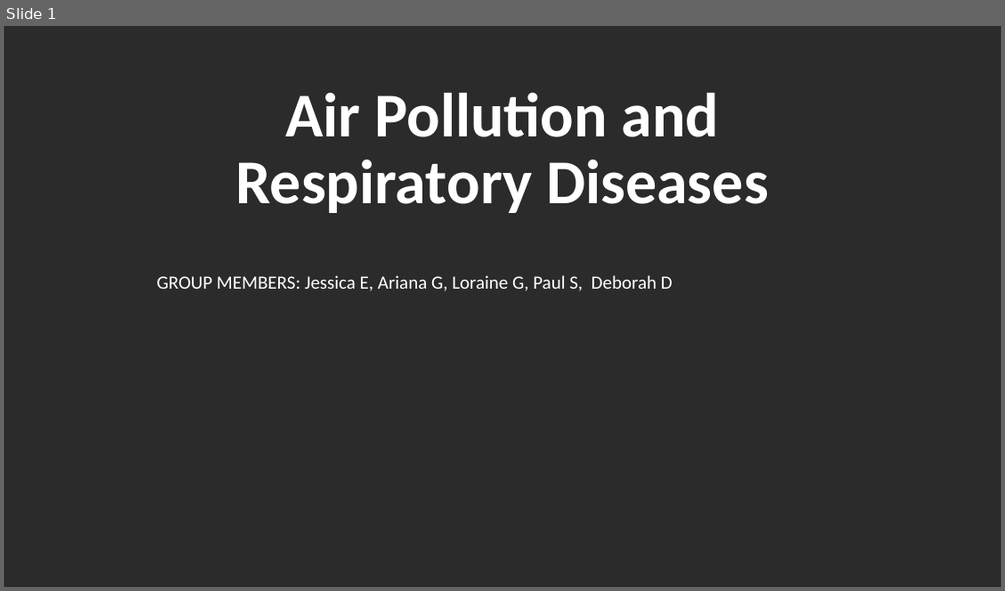
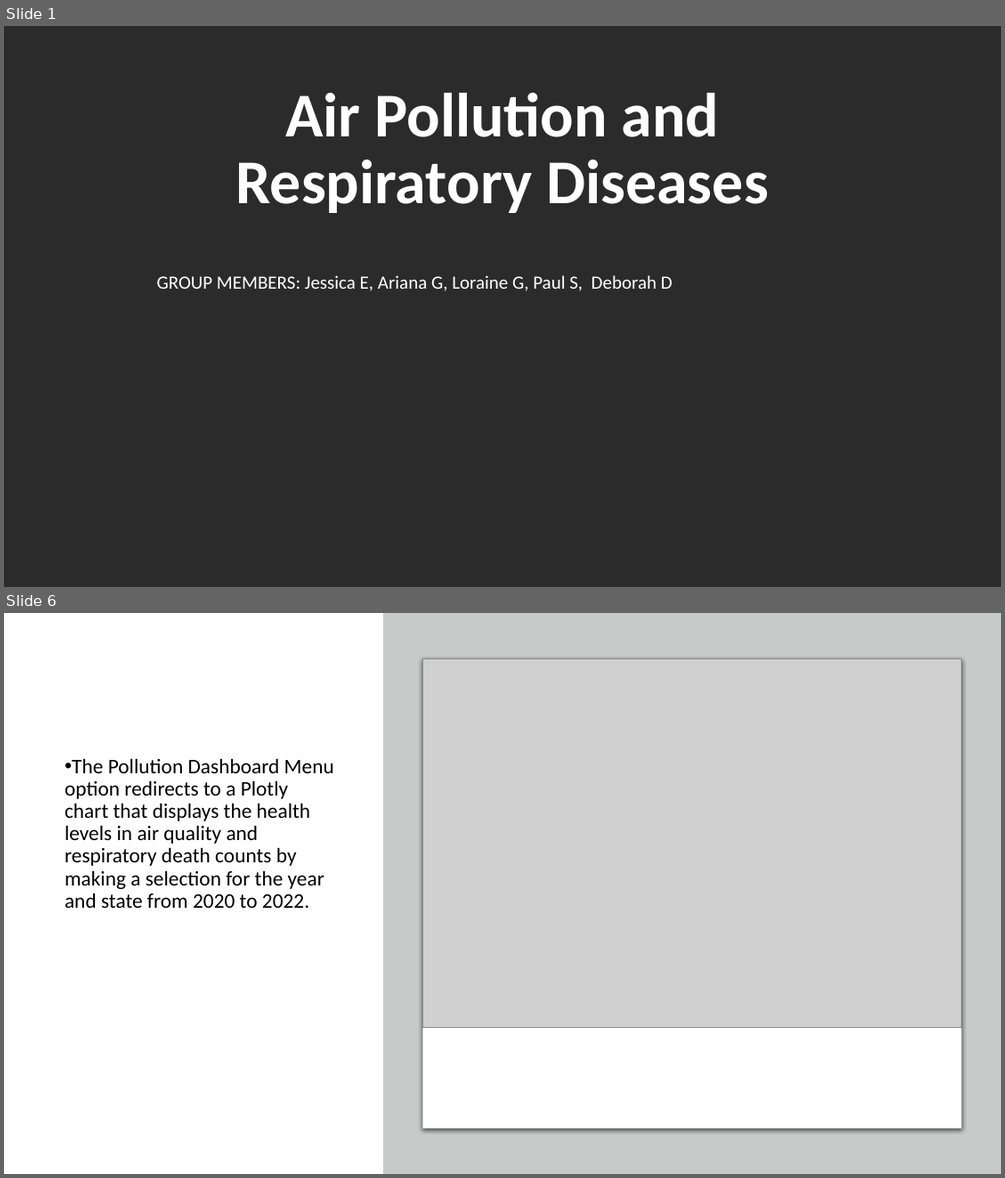
Before and after one commit to arianajoslyn/Air-Pollution-Effects-on-the-Respiratory-System, a slide deck: Air Pollution and Respiratory Diseases_TEMPLATE.pptx. Shown one above the other, each under a label of ours: slide 1 before the commit, slides 1 and 6 after it; the slides between them are not shown. The pictures are 1005x591 and 1005x1178 pixels, drawn with LibreOffice and Linux fonts; fonts in the diff are those of the drawing; grey boxes stand for pictures; background and template pictures are left out; a plain dark background stands for a picture behind light text. Boxes give left, top, right and bottom in pixels: in the first picture for what was removed or moved away, otherwise in the second. Text is boxed around its words. In the diff, an @@ line names an element or a change of style, - is before the commit and + after.

```diff
--- a/Air Pollution and Respiratory Diseases_TEMPLATE.pptx
+++ b/Air Pollution and Respiratory Diseases_TEMPLATE.pptx
@@ slide 6 added at [4,613,1001,1174], background #FFFFFF @@
@@ rectangle added at [383,613,1001,1174], fill #C8CACA @@
@@ rounded rectangle added at [423,658,961,1128], fill #FFFFFF, outline #C8CACA 0.75 pt @@
@@ picture added at [423,658,961,1027] @@
@@ text added at [65,758,334,908], 20 pt, text #000000 @@
+• The Pollution Dashboard Menu option redirects to a Plotly chart that displays the health levels in air quality and respiratory death counts by making a selection for the year and state from 2020 to 2022.
```
Also in this commit, not shown: 4 slides changed, 1 other slide added.
